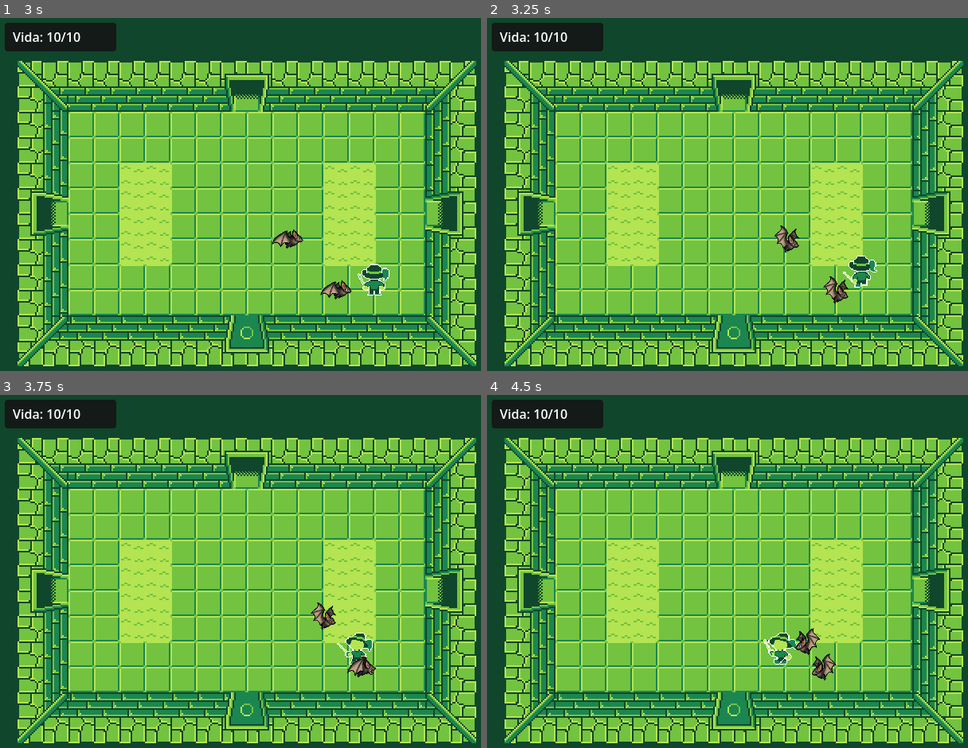
Above: before the commit, frames 1-4 (two rows, left to right).
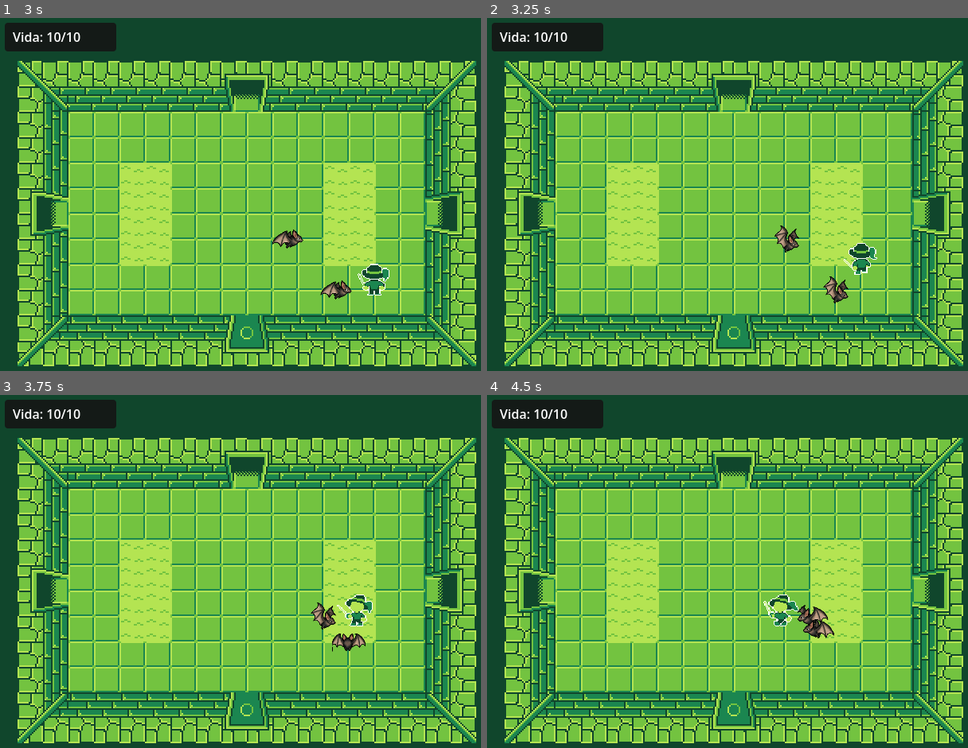
Above: after the commit, the same moments.

Repository: bristotartur/bad-fellas
Game: Godot game, scene res://phases/phase_a/phase_a.tscn
Two runs of this game, one before a commit and one after it. Both use one fixed random seed, a clock stepped at 60 frames per second and the inputs below.
Inputs (mouse positions are in pixels of both pictures, inside the frame that each line leads up to):
- Up to frame 1 (3 s): move the mouse to (360, 180) at 0.52 s; hold D (move_right) 0.53-1.28 s; click (360, 180) at 0.6 s; move the mouse to (144, 219) at 1.27 s; hold S (move_down) 1.28-2.03 s; click (144, 219) at 1.35 s; move the mouse to (298, 116) at 2.02 s; hold D (move_right) 2.03-2.78 s; click (298, 116) at 2.1 s; move the mouse to (221, 275) at 2.77 s; hold W (move_up) from 2.78 s (still down); click (221, 275) at 2.85 s
- Up to frame 2 (3.25 s): keep holding W (move_up)
- Up to frame 3 (3.75 s): move the mouse to (399, 635) at 3.52 s; release W (move_up) at 3.53 s; hold A (move_left) from 3.53 s (still down); click (399, 635) at 3.6 s
- Up to frame 4 (4.5 s): keep holding A (move_left); move the mouse to (583, 522) at 4.27 s; click (583, 522) at 4.35 s

Frame 1 is identical in both runs. In frame 2, 0.5% of the frame differs, in the area x 74-82%, y 63-77%; in frame 3, 0.9%; in frame 4, 1.5%, in the area x 57-73%, y 56-81%.

Commit message:
feat: adiciona espelho empurrável

Diff:
--- a/assets/background_tileset.tres
+++ b/assets/background_tileset.tres
@@ -65,13 +65,21 @@
 4:4/0 = 0
 4:4/0/physics_layer_0/polygon_0/points = PackedVector2Array(-16, -16, 16, -16, 16, 16, -16, 16)
 6:1/0 = 0
+6:1/0/custom_data_0 = 2
 7:1/0 = 0
+7:1/0/custom_data_0 = 2
 7:2/0 = 0
+7:2/0/custom_data_0 = 2
 6:2/0 = 0
+6:2/0/custom_data_0 = 2
 6:3/0 = 0
+6:3/0/custom_data_0 = 2
 7:3/0 = 0
+7:3/0/custom_data_0 = 2
 7:0/0 = 0
+7:0/0/custom_data_0 = 2
 6:0/0 = 0
+6:0/0/custom_data_0 = 2
 
 [resource]
 tile_size = Vector2i(32, 32)
--- a/characters/player/player.gd
+++ b/characters/player/player.gd
@@ -63,8 +63,18 @@
 	facing_direction = direction
 
 	var motion := direction * MOVE_DISTANCE
-	if test_move(global_transform, motion) and not can_cross_open_door(motion):
-		return
+	var collision := KinematicCollision2D.new()
+	if test_move(global_transform, motion, collision):
+		if can_cross_open_door(motion):
+			pass
+		else:
+			var collider := collision.get_collider() as Node
+			if (
+				collider == null
+				or not collider.has_method("try_push")
+				or not collider.call("try_push", direction)
+			):
+				return
 
 	is_moving = true
 	play_walk_animation(direction)
--- a/characters/player/player.tscn
+++ b/characters/player/player.tscn
@@ -151,7 +151,7 @@
 corner_radius_bottom_left = 4
 
 [node name="Player" type="CharacterBody2D" unique_id=1292941313]
-collision_mask = 6
+collision_mask = 2
 script = ExtResource("1_xxgcw")
 
 [node name="AnimatedSprite2D" type="AnimatedSprite2D" parent="." unique_id=556904790]
--- a/objects/lever.gd
+++ b/objects/lever.gd
@@ -5,14 +5,14 @@
 	OFF
 }
 
-@export var state := LeverState.OFF
-var can_interact := false
+@export var state  := LeverState.OFF
+var is_player_near := false
 
 func _ready() -> void:
 	pass
 
 func _process(delta: float) -> void:
-	if Input.is_action_just_pressed("interact") && can_interact:
+	if Input.is_action_just_pressed("interact") && is_player_near:
 		var new_state = LeverState.ON if state == LeverState.OFF else LeverState.OFF
 		set_state(new_state)
 
@@ -22,8 +22,8 @@
 
 func _on_body_entered(body: Node2D) -> void:
 	if body.is_in_group("player"):
-		can_interact = true
+		is_player_near = true
 
 func _on_body_exited(body: Node2D) -> void:
 	if body.is_in_group("player"):
-		can_interact = false
+		is_player_near = false
--- /dev/null
+++ b/objects/mirror.gd
@@ -0,0 +1,118 @@
+extends CharacterBody2D
+
+enum Side {
+	FRONT,
+	BACK,
+	LEFT,
+	RIGHT
+}
+
+const MOVE_DISTANCE := 16.0
+const CARPET_TERRAIN := 2
+
+@export var move_duration := 0.14
+@export var side := Side.FRONT
+
+var is_moving := false
+var is_player_near := false
+var tile_map: TileMapLayer
+@onready var collision_shape: CollisionShape2D = $CollisionShape2D
+
+func _ready() -> void:
+	set_sprite()
+
+	var scene_root: Node = self
+	while scene_root.get_parent() != null and scene_root.get_parent() != get_tree().root:
+		scene_root = scene_root.get_parent()
+
+	for node in scene_root.find_children("*", "TileMapLayer", true, false):
+		var candidate := node as TileMapLayer
+		var cell := candidate.local_to_map(candidate.to_local(collision_shape.global_position))
+		var tile_data := candidate.get_cell_tile_data(cell)
+		if tile_data != null and tile_data.get_custom_data("terrain") == CARPET_TERRAIN:
+			tile_map = candidate
+			break
+
+	if tile_map == null:
+		push_warning("O espelho não encontrou carpet sob sua base.")
+
+func _process(_delta: float) -> void:
+	if Input.is_action_just_pressed("interact") && is_player_near:
+		rotateSide()
+		set_sprite()
+
+func try_push(direction: Vector2) -> bool:
+	if is_moving or not _can_move_on_carpet(direction):
+		return false
+
+	var motion := direction * MOVE_DISTANCE
+	if test_move(global_transform, motion):
+		return false
+
+	is_moving = true
+	var tween := create_tween()
+	tween.tween_property(self, "global_position", global_position + motion, move_duration)
+	tween.finished.connect(_on_move_finished)
+	return true
+
+func _can_move_on_carpet(direction: Vector2) -> bool:
+	if tile_map == null:
+		return false
+
+	var rectangle := collision_shape.shape as RectangleShape2D
+	if rectangle == null:
+		return false
+
+	var half_size := rectangle.size / 2.0
+	var footprint: Array[Vector2] = [
+		Vector2.ZERO,
+		Vector2(-half_size.x, -half_size.y),
+		Vector2(half_size.x, -half_size.y),
+		Vector2(-half_size.x, half_size.y),
+		Vector2(half_size.x, half_size.y),
+	]
+
+	var step_fractions: Array[float] = [0.0, 0.5, 1.0]
+	for step_fraction in step_fractions:
+		for point in footprint:
+			var sample_position: Vector2 = collision_shape.to_global(point) + direction * MOVE_DISTANCE * step_fraction
+			var cell := tile_map.local_to_map(tile_map.to_local(sample_position))
+			var tile_data := tile_map.get_cell_tile_data(cell)
+			if tile_data == null or tile_data.get_custom_data("terrain") != CARPET_TERRAIN:
+				return false
+
+	return true
+
+func _on_move_finished() -> void:
+	is_moving = false
+
+func rotateSide() -> void:
+	match side:
+		Side.FRONT:
+			side = Side.LEFT
+		Side.LEFT:
+			side = Side.BACK
+		Side.BACK:
+			side = Side.RIGHT
+		Side.RIGHT:
+			side = Side.FRONT
+	set_sprite()
+
+func set_sprite() -> void:
+	$AnimatedSprite2D.flip_h = false
+	match side:
+		Side.FRONT:
+			$AnimatedSprite2D.animation = "front"
+		Side.BACK:
+			$AnimatedSprite2D.animation = "back"
+		Side.LEFT, Side.RIGHT:
+			$AnimatedSprite2D.animation = "side"
+			$AnimatedSprite2D.flip_h = side == Side.LEFT
+
+func _on_interaction_area_body_entered(body: Node2D) -> void:
+	if body.is_in_group("player"):
+		is_player_near = true
+
+func _on_interaction_area_body_exited(body: Node2D) -> void:
+	if body.is_in_group("player"):
+		is_player_near = false
--- /dev/null
+++ b/objects/mirror.tscn
@@ -0,0 +1,72 @@
+[gd_scene format=3 uid="uid://cvnplhd77wb31"]
+
+[ext_resource type="Texture2D" uid="uid://m5pdq0nk7dvg" path="res://assets/mirror.png" id="1_pujeo"]
+[ext_resource type="Script" uid="uid://cth1hj1t12xkc" path="res://objects/mirror.gd" id="1_vknrs"]
+
+[sub_resource type="AtlasTexture" id="AtlasTexture_vknrs"]
+atlas = ExtResource("1_pujeo")
+region = Rect2(64, 0, 32, 48)
+
+[sub_resource type="AtlasTexture" id="AtlasTexture_sc7q2"]
+atlas = ExtResource("1_pujeo")
+region = Rect2(0, 0, 32, 48)
+
+[sub_resource type="AtlasTexture" id="AtlasTexture_qiwc6"]
+atlas = ExtResource("1_pujeo")
+region = Rect2(32, 0, 32, 48)
+
+[sub_resource type="SpriteFrames" id="SpriteFrames_8w0r3"]
+animations = [{
+"frames": [{
+"duration": 1.0,
+"texture": SubResource("AtlasTexture_vknrs")
+}],
+"loop": 1,
+"name": &"back",
+"speed": 5.0
+}, {
+"frames": [{
+"duration": 1.0,
+"texture": SubResource("AtlasTexture_sc7q2")
+}],
+"loop": 1,
+"name": &"front",
+"speed": 5.0
+}, {
+"frames": [{
+"duration": 1.0,
+"texture": SubResource("AtlasTexture_qiwc6")
+}],
+"loop": 1,
+"name": &"side",
+"speed": 5.0
+}]
+
+[sub_resource type="RectangleShape2D" id="RectangleShape2D_mirror"]
+size = Vector2(16, 8)
+
+[sub_resource type="RectangleShape2D" id="RectangleShape2D_interaction"]
+size = Vector2(42, 41)
+
+[node name="Mirror" type="CharacterBody2D" unique_id=887786946]
+collision_layer = 2
+collision_mask = 2
+script = ExtResource("1_vknrs")
+
+[node name="AnimatedSprite2D" type="AnimatedSprite2D" parent="." unique_id=1405871603]
+sprite_frames = SubResource("SpriteFrames_8w0r3")
+animation = &"front"
+
+[node name="CollisionShape2D" type="CollisionShape2D" parent="." unique_id=904778236]
+position = Vector2(0, 16)
+shape = SubResource("RectangleShape2D_mirror")
+
+[node name="InteractionArea" type="Area2D" parent="." unique_id=1385729761]
+collision_layer = 4
+
+[node name="CollisionShape2D" type="CollisionShape2D" parent="InteractionArea" unique_id=1801571062]
+position = Vector2(0, 11.5)
+shape = SubResource("RectangleShape2D_interaction")
+
+[connection signal="body_entered" from="InteractionArea" to="." method="_on_interaction_area_body_entered"]
+[connection signal="body_exited" from="InteractionArea" to="." method="_on_interaction_area_body_exited"]
--- a/phases/phase_a/phase_a.tscn
+++ b/phases/phase_a/phase_a.tscn
@@ -6,6 +6,7 @@
 [ext_resource type="Script" uid="uid://ct1yer7gnxyfr" path="res://phases/phase_a/phase_a.gd" id="5_phase"]
 [ext_resource type="PackedScene" uid="uid://bulsmg6rmhjc" path="res://phases/phase_b/phase_b.tscn" id="6_phase_b"]
 [ext_resource type="PackedScene" uid="uid://dl5371drsnrky" path="res://objects/lever.tscn" id="7_j586a"]
+[ext_resource type="PackedScene" uid="uid://cvnplhd77wb31" path="res://objects/mirror.tscn" id="8_rxbyc"]
 [ext_resource type="Script" uid="uid://dsdiabxj3suv6" path="res://characters/enemies/enemy_spawner.gd" id="8_spawner"]
 
 [node name="PhaseA" type="Node2D" unique_id=726847870]
@@ -66,8 +67,13 @@
 [node name="SpawnPoint" parent="RoomB/Door" index="2" unique_id=1257691511]
 position = Vector2(-2, 49)
 
-[node name="Lever" parent="RoomB" unique_id=1237136146 instance=ExtResource("7_j586a")]
-position = Vector2(-1168, 240)
+[node name="Objects" type="Node" parent="RoomB" unique_id=472944253]
+
+[node name="Lever" parent="RoomB/Objects" unique_id=1237136146 instance=ExtResource("7_j586a")]
+position = Vector2(112, 240)
+
+[node name="Mirror" parent="RoomB/Objects" unique_id=887786946 instance=ExtResource("8_rxbyc")]
+position = Vector2(208, 166)
 
 [node name="RoomC" type="Node2D" parent="." unique_id=1285818955]
 position = Vector2(-640, 0)
Binary file added: assets/mirror.png
Not shown, added: assets/mirror.png.import
Not shown, added: objects/mirror.gd.uid
